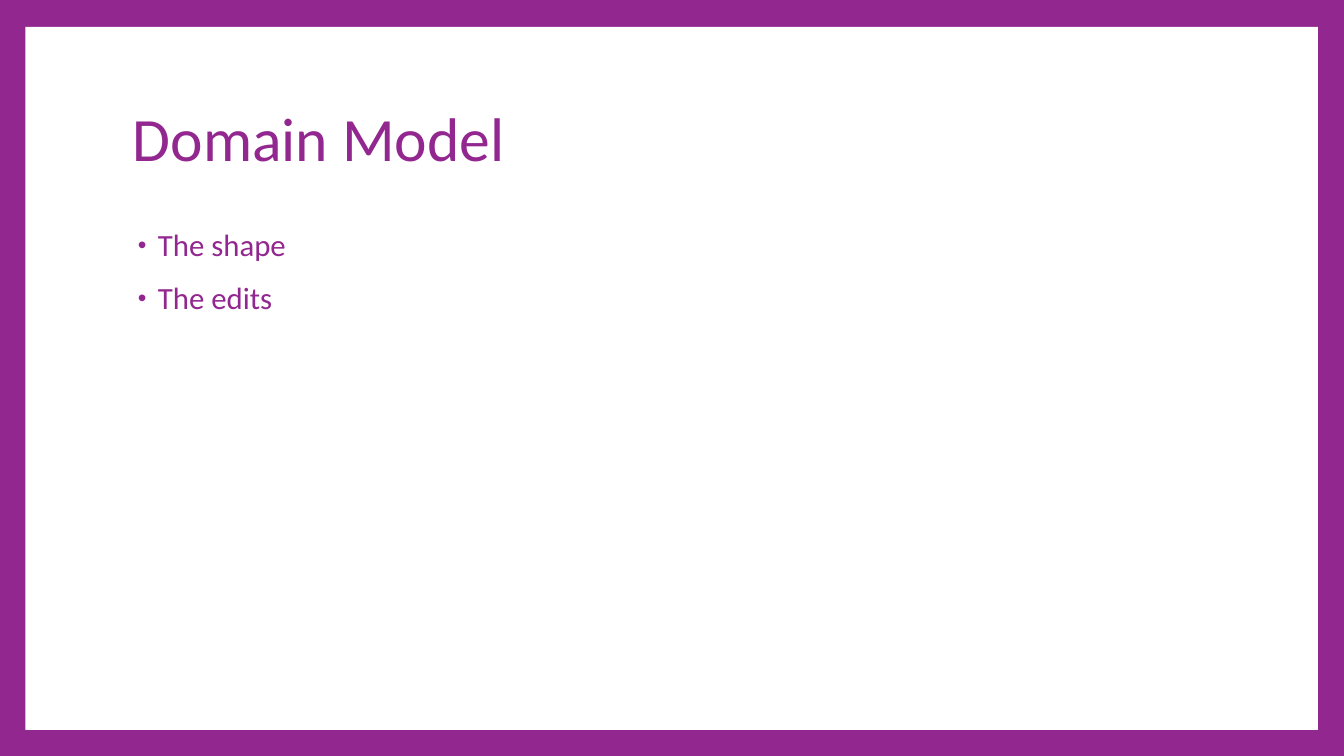
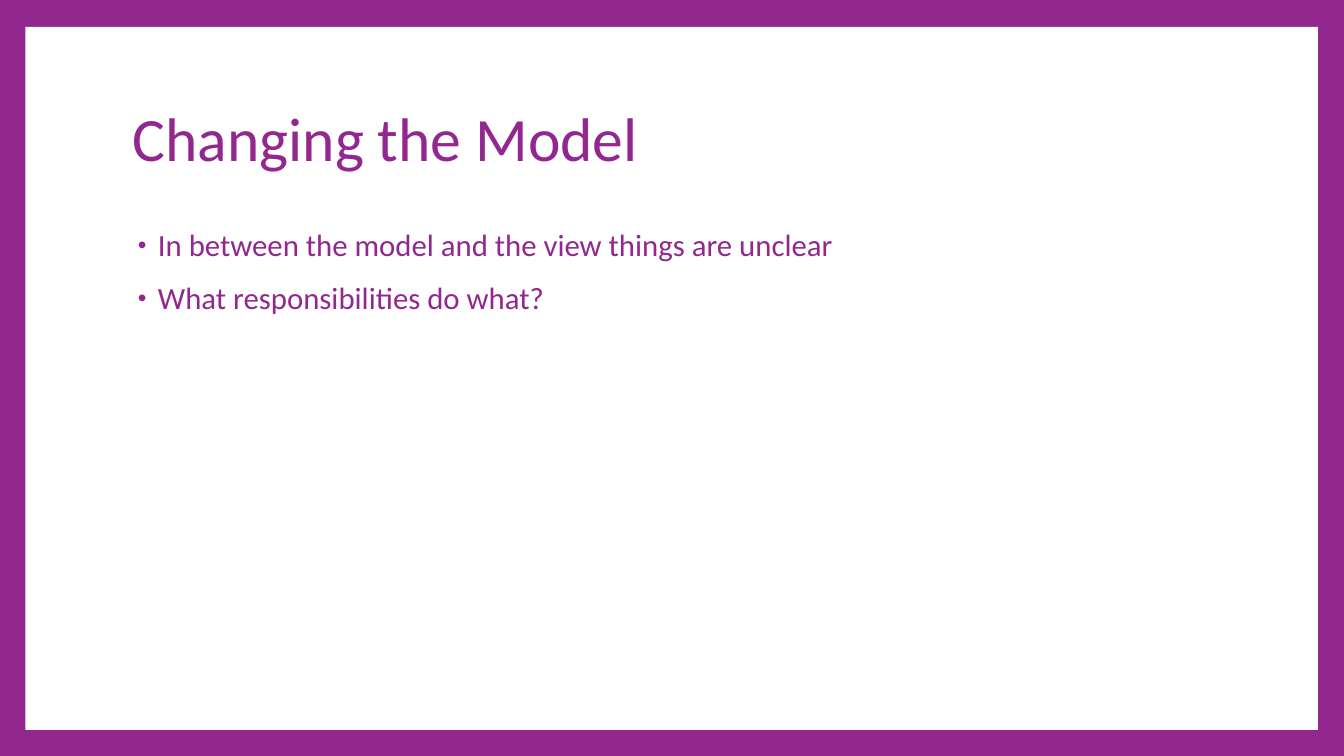
Before and after one commit to cdiggins/cs321, a slide deck: slide 26 of class-notes/cs321-winter-2023-lecture-19-architecture-2.pptx (slide 12 before the commit). Drawn at 1344x756 pixels with LibreOffice and Linux fonts; fonts in the diff are those of the drawing. Boxes give left, top, right and bottom in pixels: in the first picture for what was removed or moved away, otherwise in the second. Text is boxed around its words. In the diff, an @@ line names an element or a change of style, - is before the commit and + after.

```diff
--- a/class-notes/cs321-winter-2023-lecture-19-architecture-2.pptx
+++ b/class-notes/cs321-winter-2023-lecture-19-architecture-2.pptx
@@ title at <box>133,118,637,172</box>: text changed @@
-Domain Model
+Changing the Model
@@ text at <box>158,234,832,314</box>: text changed @@
-• The shape
-• The edits
+• In between the model and the view things are unclear
+• What responsibilities do what?
```
Also in this commit, not shown: 5 other slides changed, 29 slides added, 14 slides removed, 12 other files.
